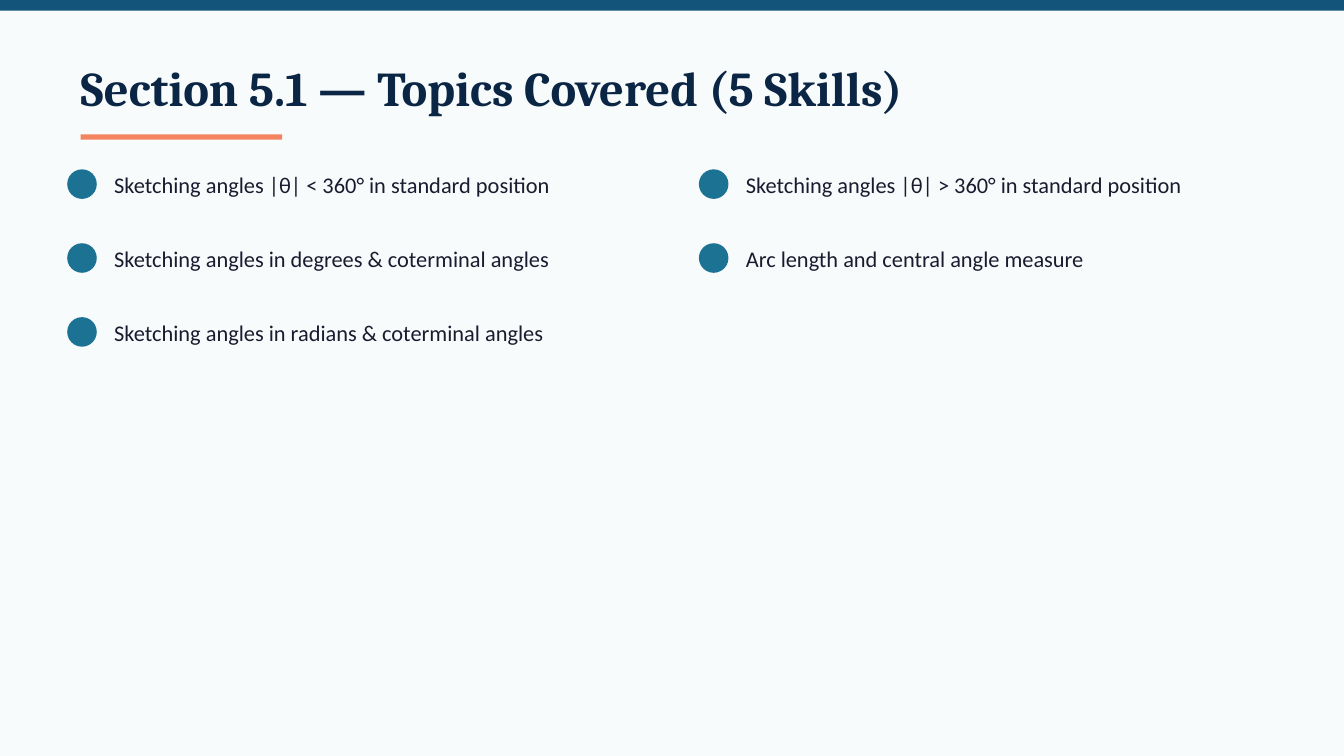
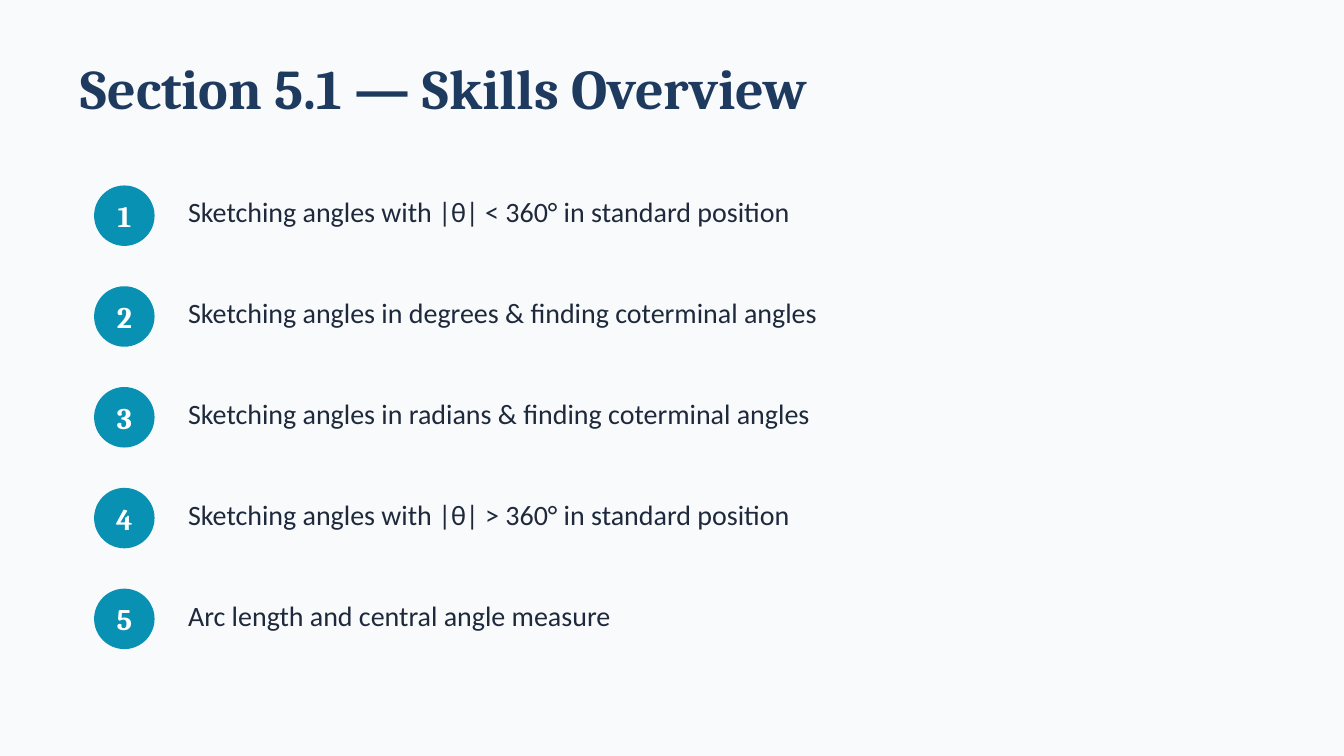
Before and after one commit to andrewhvolk/andrewhvolk.github.io, a slide deck: slide 3 of slides/Math130Unit3A.pptx. Drawn at 1344x756 pixels with LibreOffice and Linux fonts; fonts in the diff are those of the drawing. Boxes give left, top, right and bottom in pixels: in the first picture for what was removed or moved away, otherwise in the second. Text is boxed around its words. In the diff, an @@ line names an element or a change of style, - is before the commit and + after.

```diff
--- a/slides/Math130Unit3A.pptx
+++ b/slides/Math130Unit3A.pptx
@@ background #F7FBFC to #F8FAFC @@
@@ rectangle removed at [0, 0, 1344, 11] @@
@@ text at [81, 70, 808, 110]: text changed; size 26 to 30 pt; text colour #0B2545 to #1E3A5F @@
-Section 5.1 — Topics Covered (5 Skills)
+Section 5.1 — Skills Overview
@@ rectangle removed at [81, 134, 282, 140] @@
@@ ellipse removed at [67, 169, 97, 199] @@
@@ ellipse removed at [699, 169, 728, 199] @@
@@ ellipse added at [94, 185, 155, 246], fill #0891B2 @@
@@ text added at [118, 207, 132, 227], 16 pt, text #FFFFFF, bold @@
+1
@@ text at [188, 201, 789, 227]: text changed; size 12 to 15 pt; text colour #1B1B2F to #1E293B @@
-Sketching angles |θ| > 360° in standard position
+Sketching angles with |θ| < 360° in standard position
@@ ellipse removed at [67, 243, 97, 273] @@
@@ ellipse removed at [699, 243, 728, 273] @@
@@ ellipse added at [94, 286, 155, 347], fill #0891B2 @@
@@ text added at [117, 307, 132, 328], 16 pt, text #FFFFFF, bold @@
+2
@@ text at [188, 303, 817, 328]: text changed; size 12 to 15 pt; text colour #1B1B2F to #1E293B @@
-Sketching angles in degrees & coterminal angles
+Sketching angles in degrees & finding coterminal angles
@@ ellipse: place and size @@
-ellipse at [67, 317, 97, 347]
+ellipse at [94, 387, 155, 448]
@@ ellipse at [94, 387, 155, 448]: fill #1C7293 to #0891B2 @@
@@ text added at [117, 408, 132, 430], 16 pt, text #FFFFFF, bold @@
+3
@@ text at [188, 404, 810, 429]: text changed; size 12 to 15 pt; text colour #1B1B2F to #1E293B @@
-Sketching angles in radians & coterminal angles
+Sketching angles in radians & finding coterminal angles
@@ ellipse added at [94, 488, 155, 548], fill #0891B2 @@
@@ text added at [116, 509, 133, 530], 16 pt, text #FFFFFF, bold @@
+4
@@ text at [188, 504, 789, 530]: text changed; size 12 to 15 pt; text colour #1B1B2F to #1E293B @@
-Sketching angles |θ| < 360° in standard position
+Sketching angles with |θ| > 360° in standard position
@@ ellipse added at [94, 589, 155, 649], fill #0891B2 @@
@@ text "Arc length and central angle ...": place and size @@
-text "Arc length and central angle ..." at [746, 251, 1084, 271]
+text "Arc length and central angle ..." at [188, 606, 611, 631]
@@ text "Arc length and central angle ..." at [188, 606, 611, 631]: size 12 to 15 pt, text colour #1B1B2F to #1E293B @@
@@ text added at [117, 610, 133, 631], 16 pt, text #FFFFFF, bold @@
+5
```
Also in this commit, not shown: 22 other slides changed, 3 slides added, 3 slides removed, 8 other files.
